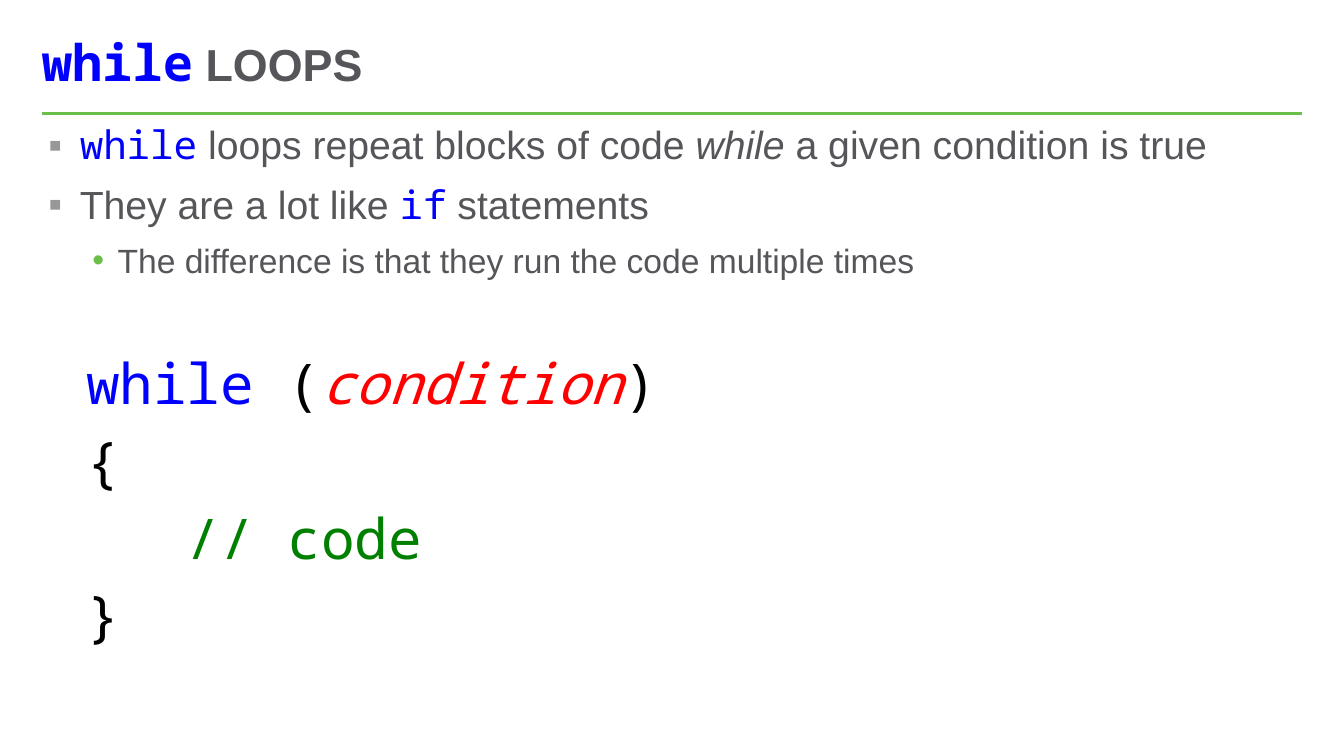
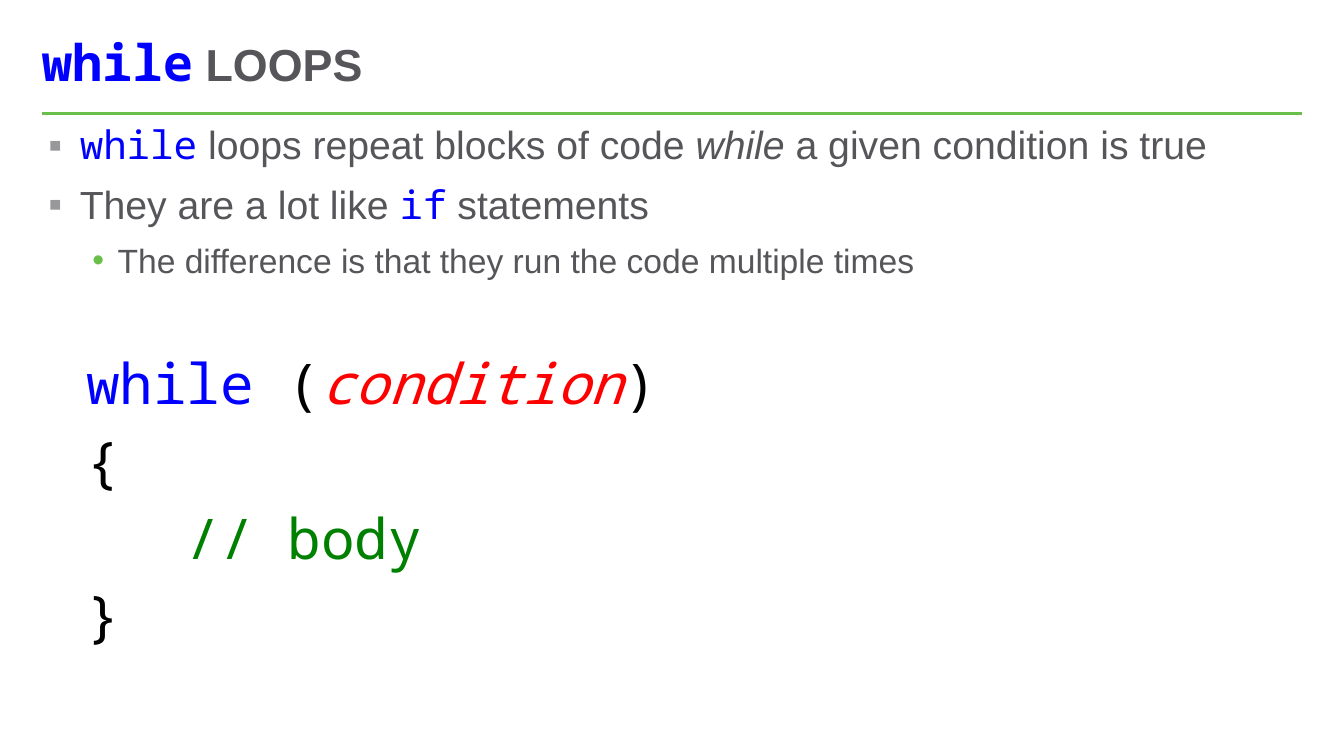
Before and after one commit to hytechclub/cs-101, a slide deck: slide 2 of WhileLoops/WhileLoops.pptx. Drawn at 1344x756 pixels with LibreOffice and Linux fonts; fonts in the diff are those of the drawing. Boxes give left, top, right and bottom in pixels: in the first picture for what was removed or moved away, otherwise in the second. Text is boxed around its words. In the diff, an @@ line names an element or a change of style, - is before the commit and + after.

Commit message:
add while loops practice game

```diff
--- a/WhileLoops/WhileLoops.pptx
+++ b/WhileLoops/WhileLoops.pptx
@@ text at bbox=[288, 516, 422, 573]: text changed @@
-  // code
+  // body
```
Also in this commit, not shown: 2 other files.
